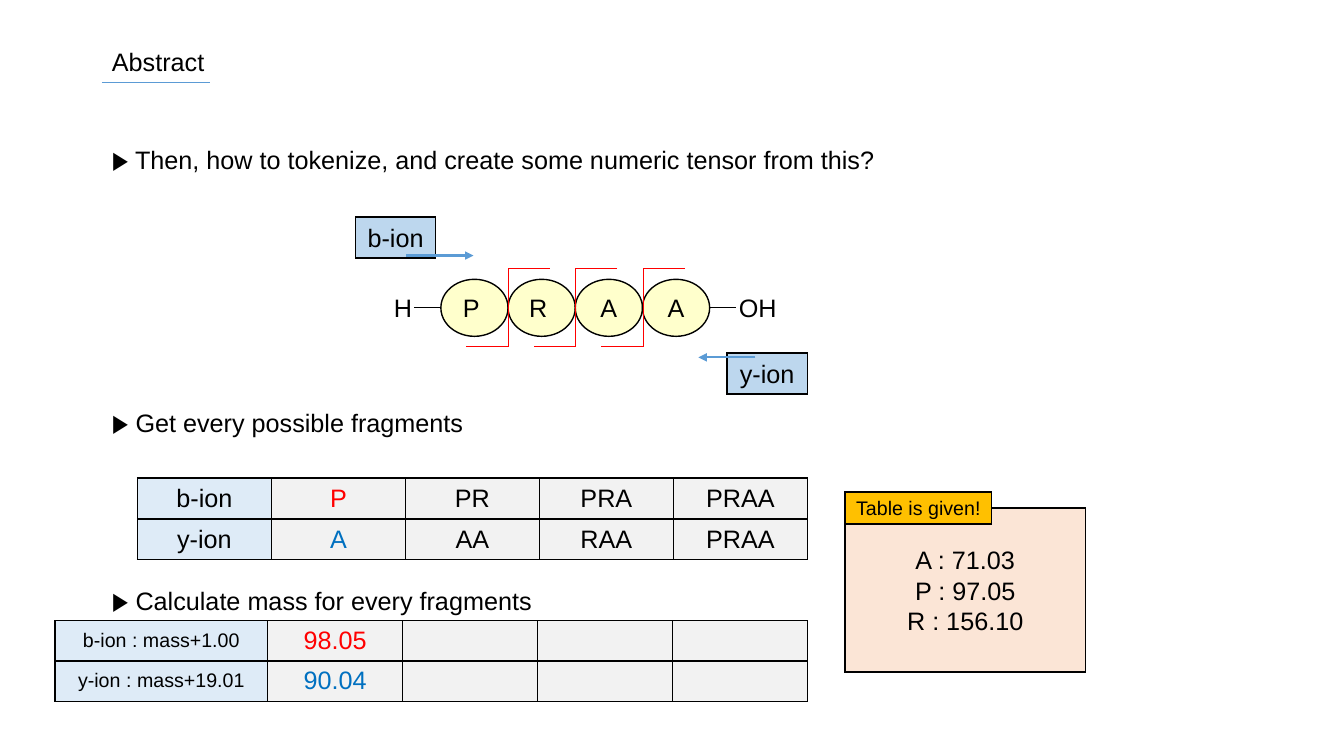
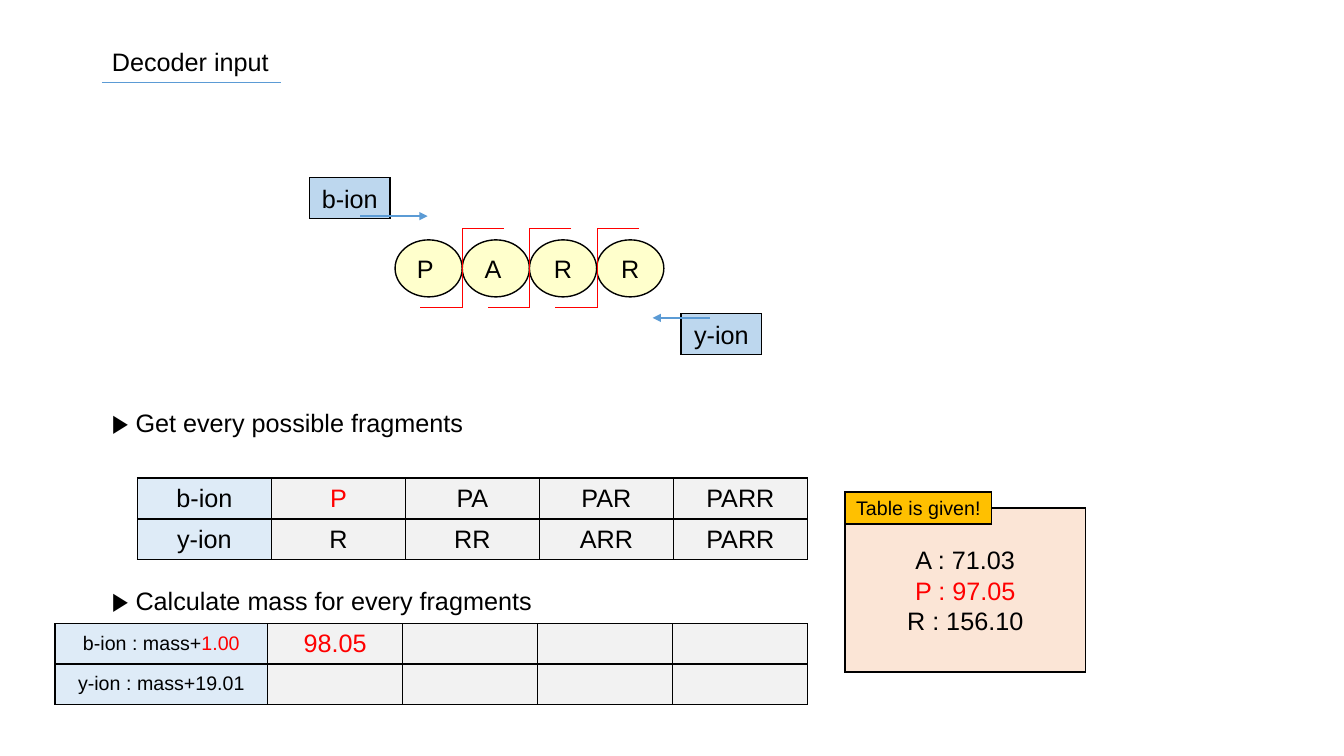
Before and after one commit to SiLviASizZ/HYU_2022, a slide deck: slide 69 of gradproj/Project/presentation/0725.pptx (slide 49 before the commit). Drawn at 1344x756 pixels with LibreOffice and Linux fonts; fonts in the diff are those of the drawing. Boxes give left, top, right and bottom in pixels: in the first picture for what was removed or moved away, otherwise in the second. Text is boxed around its words. In the diff, an @@ line names an element or a change of style, - is before the commit and + after.

```diff
--- a/gradproj/Project/presentation/0725.pptx
+++ b/gradproj/Project/presentation/0725.pptx
@@ text at (112,52,269,77): text changed @@
-Abstract
+Decoder input
@@ line moved from (102, 83) - (211, 83) to (102, 83) - (281, 83) @@
@@ text removed at (135,150,874,173) @@
-▶ Then, how to tokenize, and create some numeric tensor from this?
@@ elbow line moved from (685, 268) - (601, 347) to (504, 229) - (420, 308) @@
@@ elbow line moved from (549, 268) - (467, 347) to (572, 229) - (488, 308) @@
@@ elbow line moved from (617, 268) - (533, 347) to (639, 229) - (556, 308) @@
@@ ellipse "A": place and size @@
-ellipse "A" at (576,279,643,337)
+ellipse "A" at (463,240,530,297)
@@ ellipse "R": place and size @@
-ellipse "R" at (508,279,576,337)
+ellipse "R" at (529,240,597,297)
@@ ellipse added at (597,240,664,297), fill #FFFFCC, outline #000000 1 pt, 18 pt, text #000000 @@
+R
@@ text removed at (394,299,412,317) @@
-H
@@ ellipse removed at (642,279,710,337) @@
-A
@@ text removed at (739,299,777,318) @@
-OH
@@ line removed from (414, 308) to (441, 308) @@
@@ 2 rectangles, 2 arrows, 1 ellipse: place and size @@
-2 rectangles, 2 arrows, 1 ellipse at (356,217,808,394)
+2 rectangles, 2 arrows, 1 ellipse at (310,177,762,355)
@@ line removed from (710, 308) to (736, 308) @@
@@ table at (137,478,808,560) @@
-row 1: b-ion | P | PR | PRA | PRAA
+row 1: b-ion | P | PA | PAR | PARR
-row 2: y-ion | A | AA | RAA | PRAA
+row 2: y-ion | R | RR | ARR | PARR
@@ text in rectangle at (915,582,1015,601): text colour #000000 to #FF0000 in "P : 97.05" @@
@@ table at (55,624,809,705) @@
-row 2, column 2: 90.04
+row 2, column 2: 
@@ text colour #000000 to #FF0000 in "mass+1.00" @@
```
Also in this commit, not shown: 20 other slides changed, 94 slides added, 8 slides removed, 1 other file.
